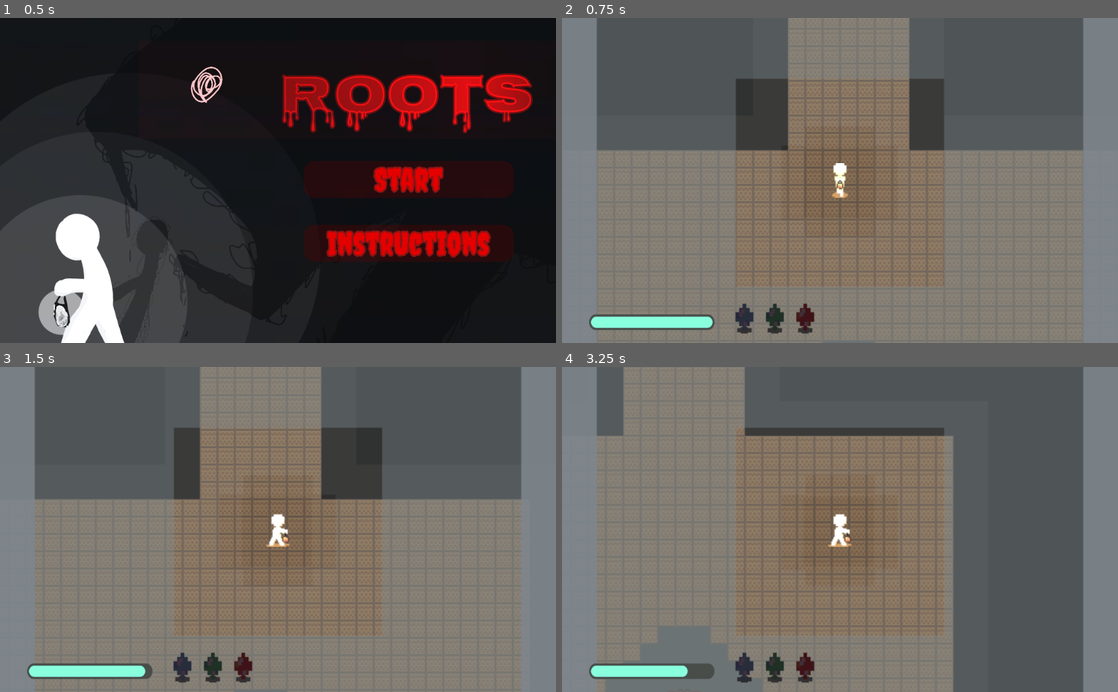
Above: before the commit, frames 1-4 (two rows, left to right).
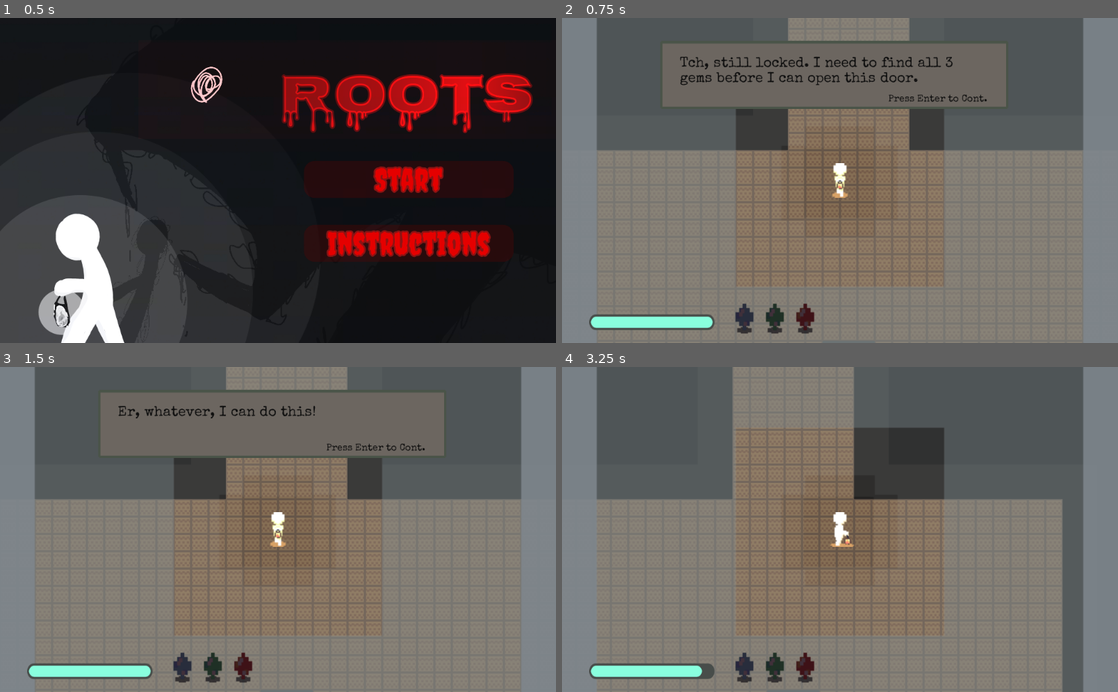
Above: after the commit, the same moments.

Repository: TheRealGecko/Roots
Game: Godot game, scene res://menu.tscn
The game is run twice, just before and just after one commit, with the same random seed, the same clock (stepped at 60 frames per second) and the same inputs. The project has no main scene, so this scene is started directly.
Inputs (mouse positions are in pixels of both pictures, inside the frame that each line leads up to):
- Up to frame 1 (0.5 s): no input
- Up to frame 2 (0.75 s): click "Start" at 0.5 s
- Up to frame 3 (1.5 s): tap Enter (enter) at 1.25, 1.35 s; move the mouse to (400, 513) at 1.27 s; hold Right (right_arrow) from 1.28 s (still down); hold Shift (shift) from 1.28 s (still down)
- Up to frame 4 (3.25 s): tap Enter (enter) at 2, 2.3, 2.75, 2.85 s; move the mouse to (728, 545) at 2.02 s; release Right (right_arrow) at 2.03 s; release Shift (shift) at 2.03 s; hold Down (down_arrow) 2.03-2.78 s; tap Shift (shift) at 2.1 s; move the mouse to (895, 458) at 2.77 s; hold Right (right_arrow) from 2.78 s (still down); hold Shift (shift) from 2.78 s (still down)

Frame 1 is identical in both runs. In frame 2, 9.1% of the frame differs, in the area x 18-80%, y 7-28%; in frame 3, 12%; in frame 4, 32%, in the area x 6-90%, y 0-100%.

Commit message:
Added dialogue

Diff:
--- /dev/null
+++ b/Dialogue.gd
@@ -0,0 +1,35 @@
+extends Node2D
+
+
+var talk = ["ARGH I KNEW NOT TO TRUST THIS SKETCHY LOOKING ROOTS STORE!", "Ahh what do I do now that the door is locked!?", "If only I didn't wreck this place, then Roots' mascot might not have been mad at me...", "Er, whatever, I can do this!", "If I can find 3 Roots branded gems, it should break the lock.", "Just gotta avoid that weird beaver while I'm at it ahaha..."]
+var idiot = "Tch, still locked. I need to find all 3 gems before I can open this door. Maybe I should look around."
+var pos = 1
+var start = false
+
+func _ready():
+	visible = true
+	$NinePatchRect/Text.text = talk[pos]
+	print(talk.size())
+
+func _physics_process(delta):
+	if Input.is_action_just_released("enter"):
+		if pos >= talk.size() - 1:
+			start = true
+			visible = false
+		else:
+			pos += 1
+			$NinePatchRect/Text.text = talk[pos]
+
+# Called every frame. 'delta' is the elapsed time since the previous frame.
+#func _process(delta):
+#	pass
+
+
+func _on_Door2D_body_entered(body):
+	if get_parent().gemAmt < 3:
+		visible = true
+		start = false
+		$NinePatchRect/Text.text = idiot
+		if Input.is_action_just_released("enter"):
+			visible = false
+			start = true
--- /dev/null
+++ b/Dialogue.tscn
@@ -0,0 +1,50 @@
+[gd_scene load_steps=6 format=2]
+
+[ext_resource path="res://res/dialogue.png" type="Texture" id=1]
+[ext_resource path="res://Dialogue.gd" type="Script" id=2]
+[ext_resource path="res://fonts/SpecialElite-Regular.ttf" type="DynamicFontData" id=3]
+
+[sub_resource type="DynamicFont" id=1]
+size = 18
+font_data = ExtResource( 3 )
+
+[sub_resource type="DynamicFont" id=2]
+size = 26
+font_data = ExtResource( 3 )
+
+[node name="Dialogue" type="Node2D"]
+position = Vector2( 0, 40 )
+z_index = 20
+script = ExtResource( 2 )
+
+[node name="NinePatchRect" type="NinePatchRect" parent="."]
+margin_left = 181.0
+margin_top = 100.0
+margin_right = 822.0
+margin_bottom = 226.0
+texture = ExtResource( 1 )
+patch_margin_left = 7
+patch_margin_top = 3
+patch_margin_right = 6
+patch_margin_bottom = 4
+
+[node name="Cont" type="RichTextLabel" parent="NinePatchRect"]
+margin_left = 420.0
+margin_top = 99.0
+margin_right = 625.0
+margin_bottom = 119.0
+custom_colors/default_color = Color( 0.0588235, 0.0588235, 0.0588235, 1 )
+custom_fonts/normal_font = SubResource( 1 )
+text = "Press Enter to Cont."
+scroll_active = false
+
+[node name="Text" type="RichTextLabel" parent="NinePatchRect"]
+margin_left = 36.0
+margin_top = 29.0
+margin_right = 562.0
+margin_bottom = 83.0
+custom_colors/default_color = Color( 0.0588235, 0.0588235, 0.0588235, 1 )
+custom_fonts/normal_font = SubResource( 2 )
+text = "Placeholder
+"
+scroll_active = false
--- a/Game.gd
+++ b/Game.gd
@@ -4,4 +4,5 @@
 onready var nav = $Navigation2D
 
 func _on_Timer_timeout():
-	get_tree().call_group("Beaver", 'get_target_path', player.global_position)
+	if $Player/Dialogue.start:
+		get_tree().call_group("Beaver", 'get_target_path', player.global_position)
--- a/Game.tscn
+++ b/Game.tscn
@@ -13,6 +13,7 @@
 [ext_resource path="res://res/pants.png" type="Texture" id=11]
 [ext_resource path="res://res/door.png" type="Texture" id=12]
 [ext_resource path="res://res/carpet.png" type="Texture" id=13]
+[ext_resource path="res://Dialogue.tscn" type="PackedScene" id=14]
 
 [sub_resource type="NavigationPolygon" id=3]
 vertices = PoolVector2Array( 0, 0, 32, 0, 32, 32, 0, 32 )
@@ -255,6 +256,10 @@
 [node name="Player" parent="." instance=ExtResource( 1 )]
 position = Vector2( 512, 368 )
 
+[node name="Dialogue" parent="Player" instance=ExtResource( 14 )]
+position = Vector2( -256, -179 )
+scale = Vector2( 0.5, 0.5 )
+
 [node name="Beaver" parent="." instance=ExtResource( 5 )]
 position = Vector2( 1552, -672 )
 scale = Vector2( 2, 2 )
@@ -276,7 +281,6 @@
 position = Vector2( -584, -1128 )
 frames = SubResource( 7 )
 animation = "idle"
-frame = 1
 speed_scale = 0.5
 playing = true
 
@@ -289,6 +293,7 @@
 position = Vector2( 184, -2032 )
 frames = SubResource( 10 )
 animation = "idle"
+frame = 1
 speed_scale = 0.5
 playing = true
 
@@ -300,7 +305,6 @@
 [node name="Red" type="AnimatedSprite" parent="."]
 position = Vector2( 2000, -264 )
 frames = SubResource( 13 )
-frame = 1
 speed_scale = 0.5
 playing = true
 
@@ -310,6 +314,7 @@
 shape = SubResource( 16 )
 
 [connection signal="body_entered" from="Door/Door2D" to="Player" method="_on_Door2D_body_entered"]
+[connection signal="body_entered" from="Door/Door2D" to="Player/Dialogue" method="_on_Door2D_body_entered"]
 [connection signal="timeout" from="Timer" to="." method="_on_Timer_timeout"]
 [connection signal="body_entered" from="Blue/Blue2D" to="Player" method="_on_Blue2D_body_entered"]
 [connection signal="body_entered" from="Green/Green2D" to="Player" method="_on_Green2D_body_entered"]
--- a/Player.gd
+++ b/Player.gd
@@ -35,24 +35,36 @@
 	$Audio.pitch_scale = 0.83
 	$Audio.volume_db = -0.5
 
+	$Thing.visible = true
+	$fog.visible = true
+
 
 func _physics_process(delta):
 	playerPos = get_position()
+	if $Dialogue.start == true:
+		if isLeft:
+			player.move_and_slide(Vector2(-speed, 0))
+			player.get_node("Sprite").flip_h = false
+			player.get_node("Sprite").play("side")
+		elif isRight:
+			player.move_and_slide(Vector2(speed, 0))
+			player.get_node("Sprite").flip_h = true
+			player.get_node("Sprite").play("side")
+		elif isUp:
+			player.move_and_slide(Vector2(0, -speed))
+			player.get_node("Sprite").play("up")
+		elif isDown:
+			player.move_and_slide(Vector2(0, speed))
+			player.get_node("Sprite").play("down")
 
-	if isLeft:
-		player.move_and_slide(Vector2(-speed, 0))
-		player.get_node("Sprite").flip_h = false
-		player.get_node("Sprite").play("side")
-	elif isRight:
-		player.move_and_slide(Vector2(speed, 0))
-		player.get_node("Sprite").flip_h = true
-		player.get_node("Sprite").play("side")
-	elif isUp:
-		player.move_and_slide(Vector2(0, -speed))
-		player.get_node("Sprite").play("up")
-	elif isDown:
-		player.move_and_slide(Vector2(0, speed))
-		player.get_node("Sprite").play("down")
+		if Input.is_action_pressed("shift"):
+			if $Bar/ProgressBar.value > 0:
+				speed = 260
+				$Bar/ProgressBar.value -= 0.35
+			else:
+				speed = 150
+		elif $Bar/ProgressBar.value < 100:
+			$Bar/ProgressBar.value += 0.15
 
 	if Input.is_action_pressed("left_arrow") and !isRight and !isUp and !isDown:
 		isLeft = true
@@ -75,15 +87,6 @@
 	if Input.is_action_just_released("down_arrow"):
 		isDown = false
 		player.get_node("Sprite").stop()
-
-	if Input.is_action_pressed("shift"):
-		if $Bar/ProgressBar.value > 0:
-			speed = 260
-			$Bar/ProgressBar.value -= 0.35
-		else:
-			speed = 150
-	elif $Bar/ProgressBar.value < 100:
-			$Bar/ProgressBar.value += 0.15
 
 	if Input.is_action_just_released("shift"):
 		speed = 150
--- a/Player.tscn
+++ b/Player.tscn
@@ -138,6 +138,7 @@
 [node name="Player" type="Node2D" parent="."]
 
 [node name="fog" type="Sprite" parent="."]
+visible = false
 z_index = 5
 texture = ExtResource( 3 )
 
@@ -173,6 +174,7 @@
 frames = SubResource( 16 )
 
 [node name="Thing" type="Sprite" parent="."]
+visible = false
 z_index = 8
 
 [node name="Coming" type="ColorRect" parent="Thing"]
Not shown: 1 places in Game.tscn that only renumber resources
Binary file added: res/dialogue.png
Not shown, added: res/dialogue.png.import
